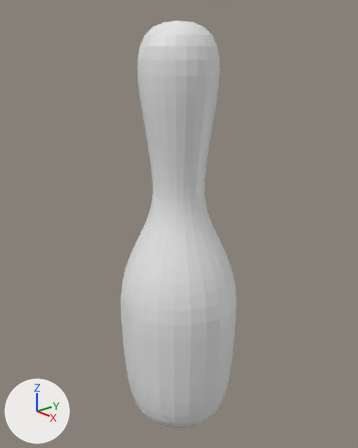
One commit to the Blender file pin.blend: the scene before it, then after it.
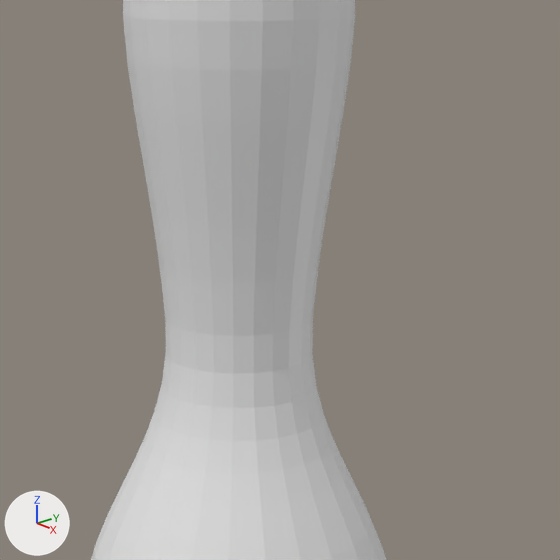
There are two pictures of each version: one whole from a camera (50 mm lens) standing at (3.3, -2.86, 3.56) and looking at (-0.03, 0.03, 2.03), one close up on the part from 26% to 82% of the width and 15% to 60% of the height. Every picture has the same lights, and +X, +Y and +Z are marked at lower left.

Objects in the first close-up: 'pinMesh'.
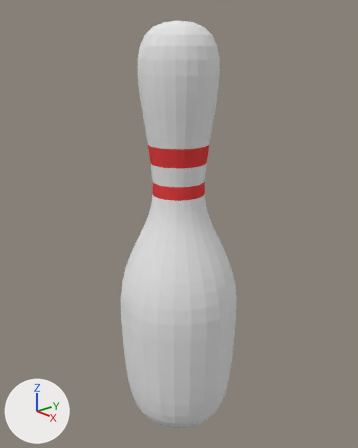
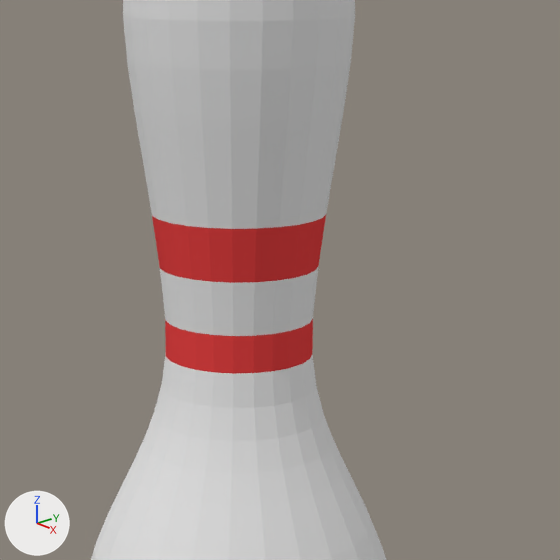
Pixel boxes [x1, y1, x2, y2] of what changed, in the close-ups (560 x 560 px):
part 1 of me_mesh, recoloured (white to red): [152, 215, 326, 374] in both

What the commit changed:
Material 'Pin' (mat_pin) is new.
Its base color is (0.8, 0.8, 0.8) (white #e7e7e7).
Material 'Stripe' (mat_stripe) is new.
Its base color is (0.8, 0.0575, 0.0575) (red #e74444).
me_mesh has 842 vertices, 864 faces and spans x -0.57..0.57, y -1.9..1.9, z -0.57..0.57.
me_mesh is used by ob_pinmesh; location (0.0, 0.0, 1.9); rotation (1.571, 0.0, 0.0), in degrees (90, 0, 0).
me_mesh part 1: 48 of the faces centred in x -0.26..0.26, y 0.5..0.81, z -0.26..0.26 switch from no material to mat_stripe (red #e74444).
me_mesh now uses material mat_pin (white #e7e7e7).
